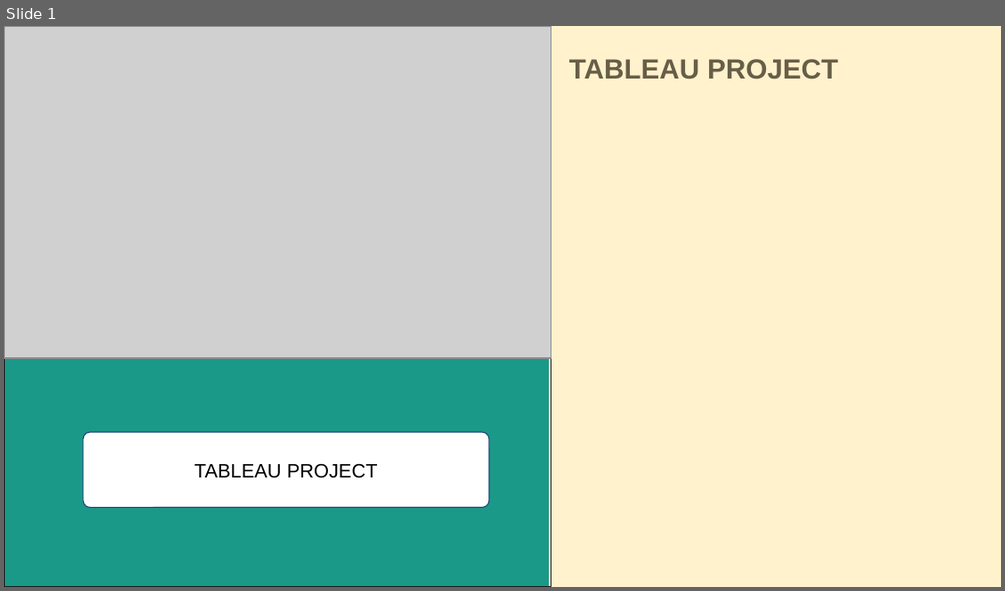
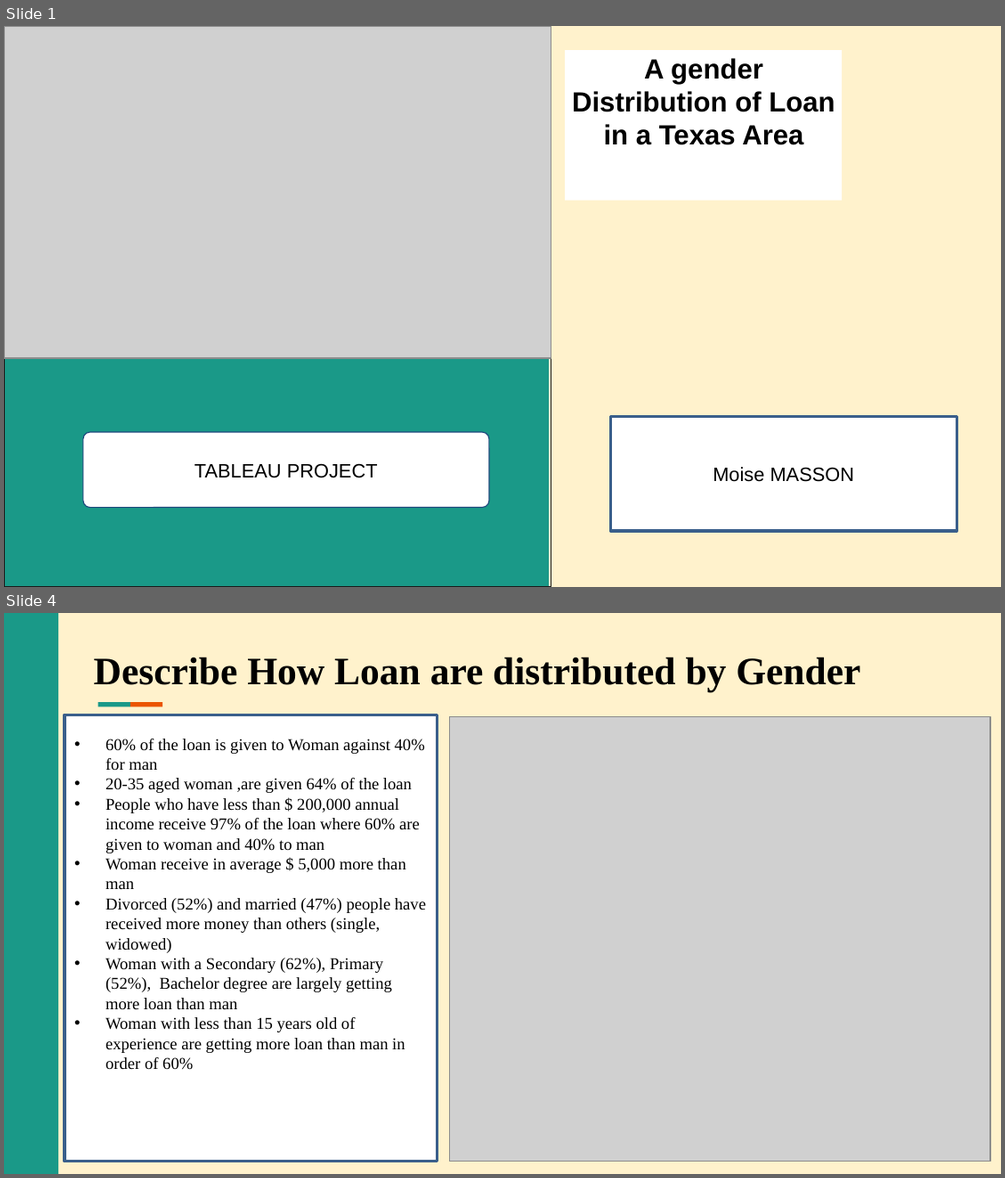
Before and after one commit to Ben-Judas/Tableau-Project, a slide deck: Project Tableau.pptx. Shown one above the other, each under a label of ours: slide 1 before the commit, slides 1 and 4 after it; the slides between them are not shown. The pictures are 1005x591 and 1005x1178 pixels, drawn with LibreOffice and Linux fonts; fonts in the diff are those of the drawing; grey boxes stand for pictures; background and template pictures are left out. Boxes give left, top, right and bottom in pixels: in the first picture for what was removed or moved away, otherwise in the second. Text is boxed around its words. In the diff, an @@ line names an element or a change of style, - is before the commit and + after.

```diff
--- a/Project Tableau.pptx
+++ b/Project Tableau.pptx
@@ slide 4 added at <box>4,613,1001,1174</box>, background #FFF2CC @@
@@ freeform shape added at <box>4,613,59,1173</box>, fill #1A9988 @@
@@ title added at <box>94,657,860,692</box>, 28 pt, text #000000, bold @@
+Describe How Loan are distributed by Gender
@@ rectangle added at <box>65,714,437,1161</box>, fill #FFFFFF, outline #3A5F8C 2 pt, 12 pt, text #000000 @@
+• 60% of the loan is given to Woman against 40% for man
+• 20-35 aged woman ,are given 64% of the loan
+• People who have less than $ 200,000 annual income receive 97% of the loan where 60% are given to woman and 40% to man
+• Woman receive in average $ 5,000 more than man
+• Divorced (52%) and married (47%) people have received more money than others (single, widowed)
+• Woman with a Secondary (62%), Primary (52%), Bachelor degree are largely getting more loan than man
+• Woman with less than 15 years old of experience are getting more loan than man in order of 60%
@@ freeform shape added at <box>97,702,129,706</box>, fill #1A9988 @@
@@ freeform shape added at <box>130,702,162,706</box>, fill #EB5500 @@
@@ picture added at <box>450,716,991,1161</box> @@
@@ slide 1 changed as well @@
@@ rectangle added at <box>566,50,842,200</box>, fill #FFFFFF, 20 pt, text #000000, bold @@
+A gender Distribution of Loan in a Texas Area
@@ text removed at <box>569,59,838,79</box> @@
-TABLEAU PROJECT
@@ rectangle added at <box>611,416,957,531</box>, fill #FFFFFF, outline #3A5F8C 2 pt, 14 pt, text #000000 @@
+Moise MASSON
```
Also in this commit, not shown: 1 other slide changed, 3 other slides added, 12 slides removed.
